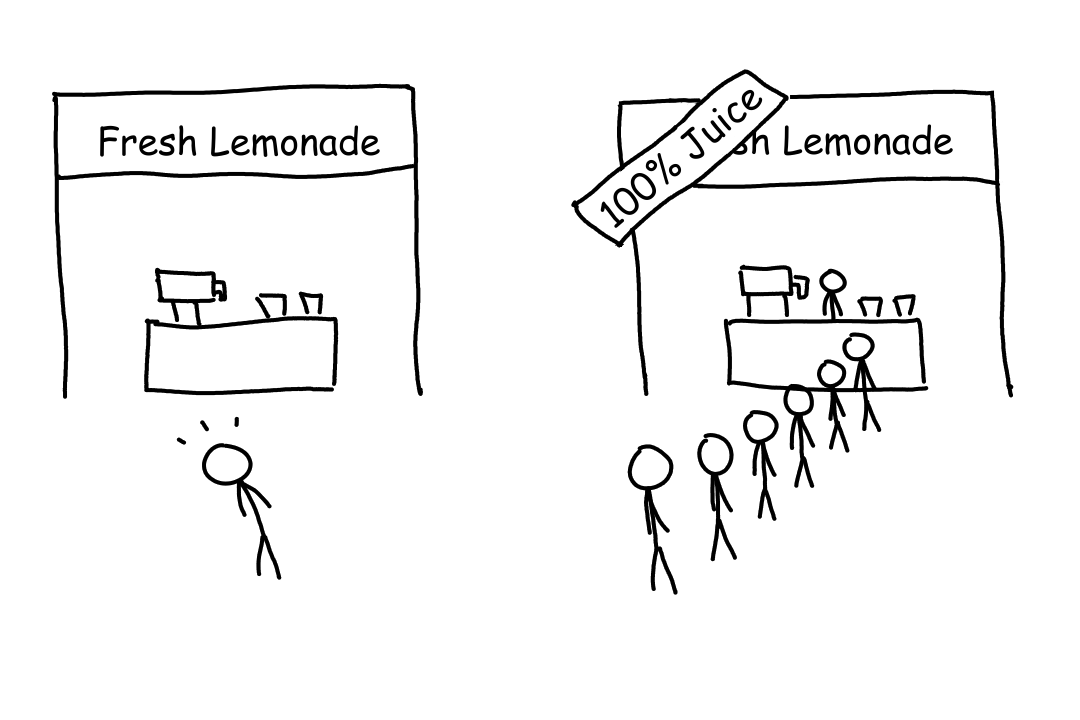
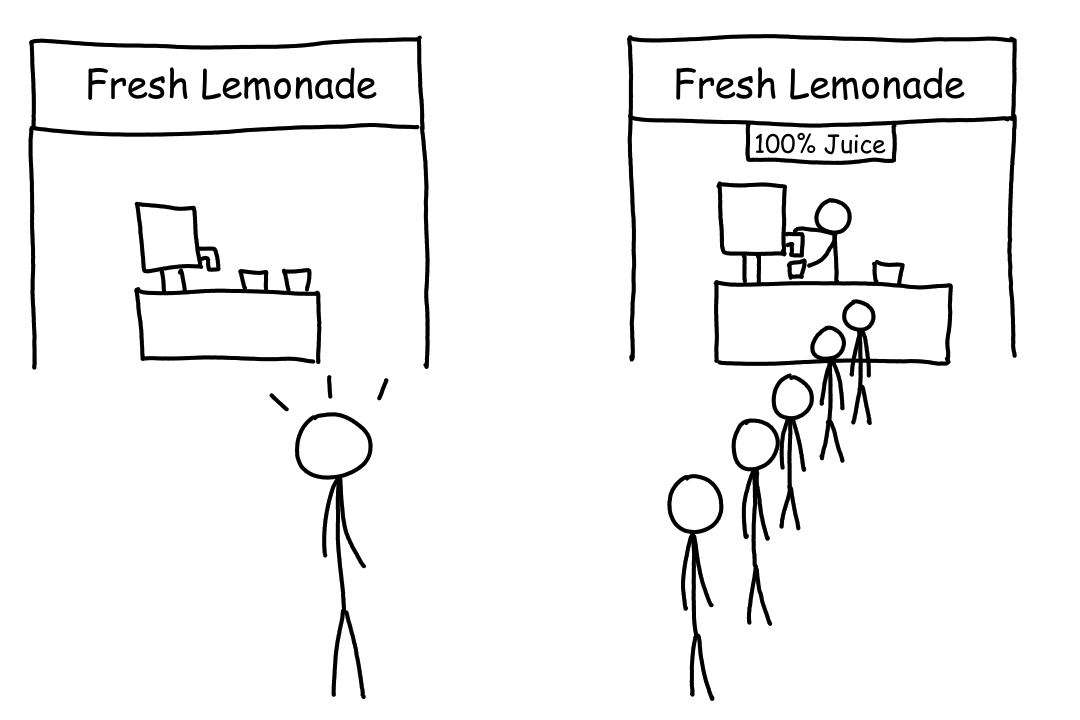
Layered file, before and after one edit (1080 × 720). Changes by layer:
removed layer "Stand 1" over [28, 35, 430, 515]
renamed "Person 8" to "Paint Layer 1", painted on it over [28, 34, 1017, 701]
removed layer "Person 7" over [638, 422, 766, 614]
removed layer "Person 6" over [702, 358, 830, 550]
removed layer "Person 5" over [766, 358, 830, 541]
removed layer "Person 4" over [766, 358, 894, 486]
removed layer "Person 3" over [830, 294, 894, 463]
removed layer "Person 2" over [766, 230, 894, 358]
removed layer "Person 1" over [140, 358, 318, 580]
removed layer "Stand 2" over [571, 38, 1017, 422]
